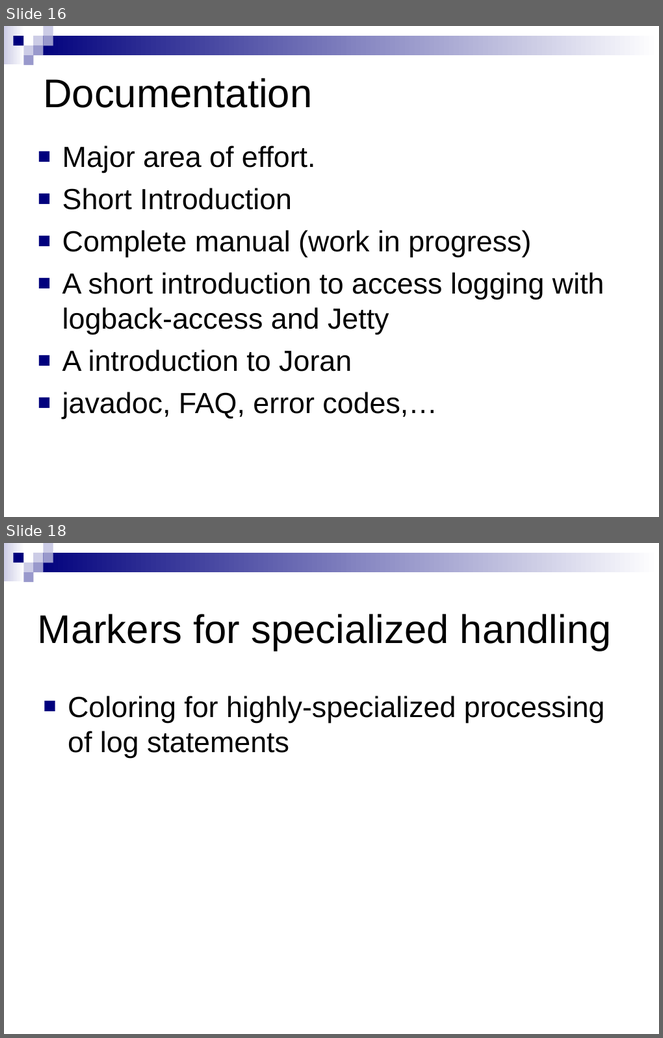
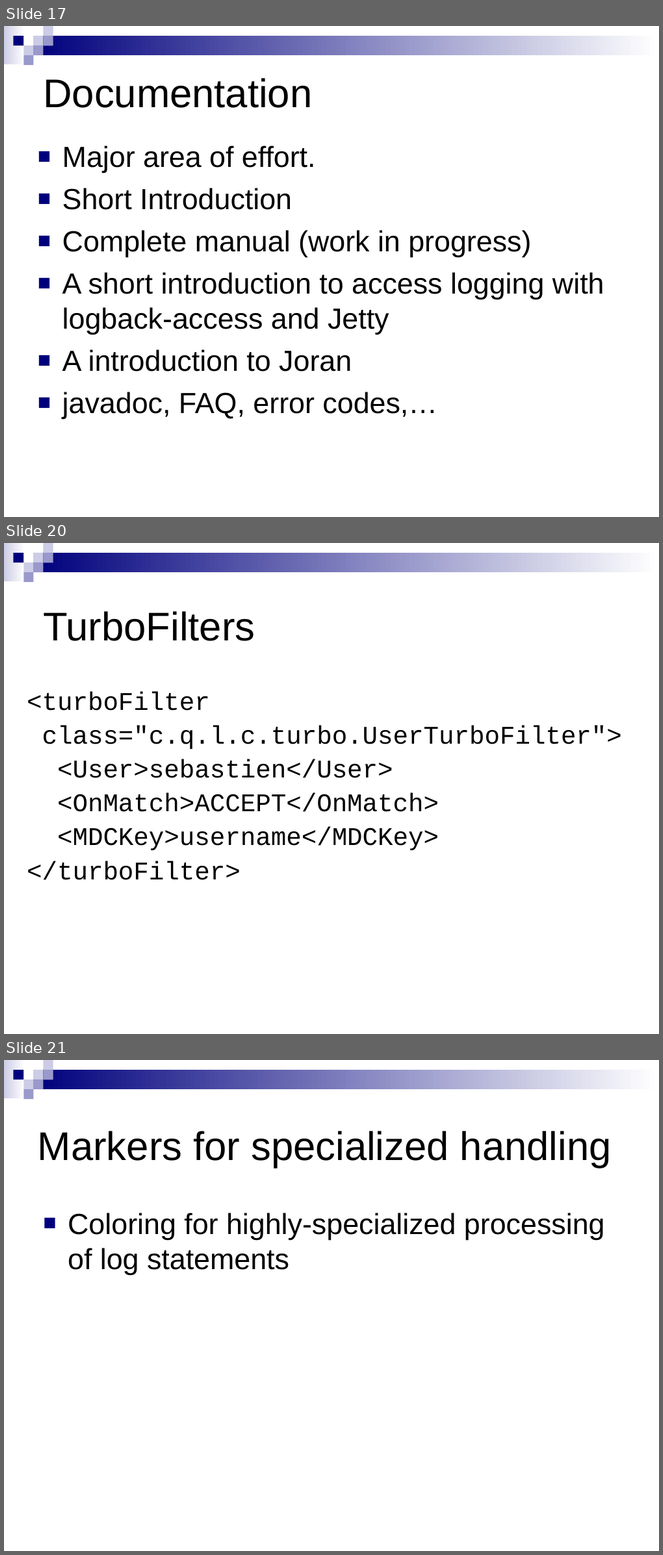
Before and after one commit to qos-ch/logback, a slide deck: logback-site/src/site/resources/10reasons.ppt. Shown one above the other, each under a label of ours: slides 16 and 18 before the commit, slides 17, 20 and 21 after it; the slides between them are not shown. The pictures are 663x1038 and 663x1555 pixels, drawn with LibreOffice and Linux fonts; fonts in the diff are those of the drawing; background and template pictures are left out. Boxes give left, top, right and bottom in pixels: in the first picture for what was removed or moved away, otherwise in the second. Text is boxed around its words. In the diff, an @@ line names an element or a change of style, - is before the commit and + after.

```diff
--- a/logback-site/src/site/resources/10reasons.ppt
+++ b/logback-site/src/site/resources/10reasons.ppt
@@ slide 20 added at (x1=4, y1=543, x2=659, y2=1034), background #FFFFFF; not listed: 9 template elements that a slide beside it also shows @@
@@ title added at (x1=43, y1=611, x2=255, y2=641), 44 pt, text #000000 @@
+TurboFilters
@@ text added at (x1=27, y1=692, x2=622, y2=880), 28 pt, text #000000 @@
+<turboFilter
+class="c.q.l.c.turbo.UserTurboFilter">
+<User>sebastien</User>
+<OnMatch>ACCEPT</OnMatch>
+<MDCKey>username</MDCKey>
+</turboFilter>
@@ what was slide 16 is now slide 17 @@
@@ what was slide 18 is now slide 21 @@
```
Also in this commit, not shown: 4 slides changed, 2 other slides added, 1 slide removed, 1 other file.
